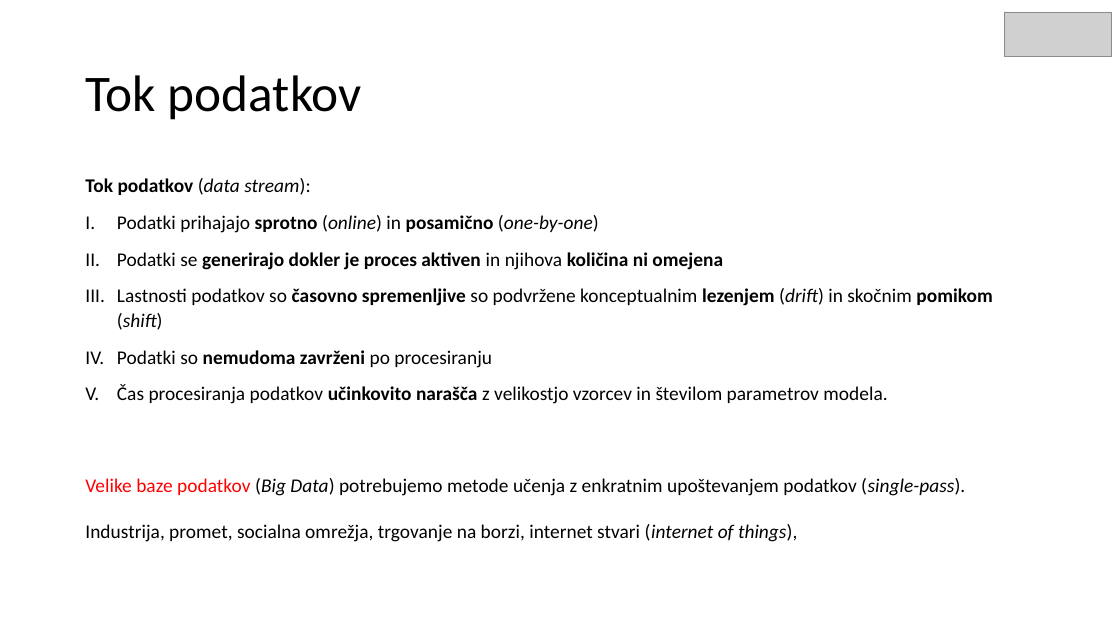
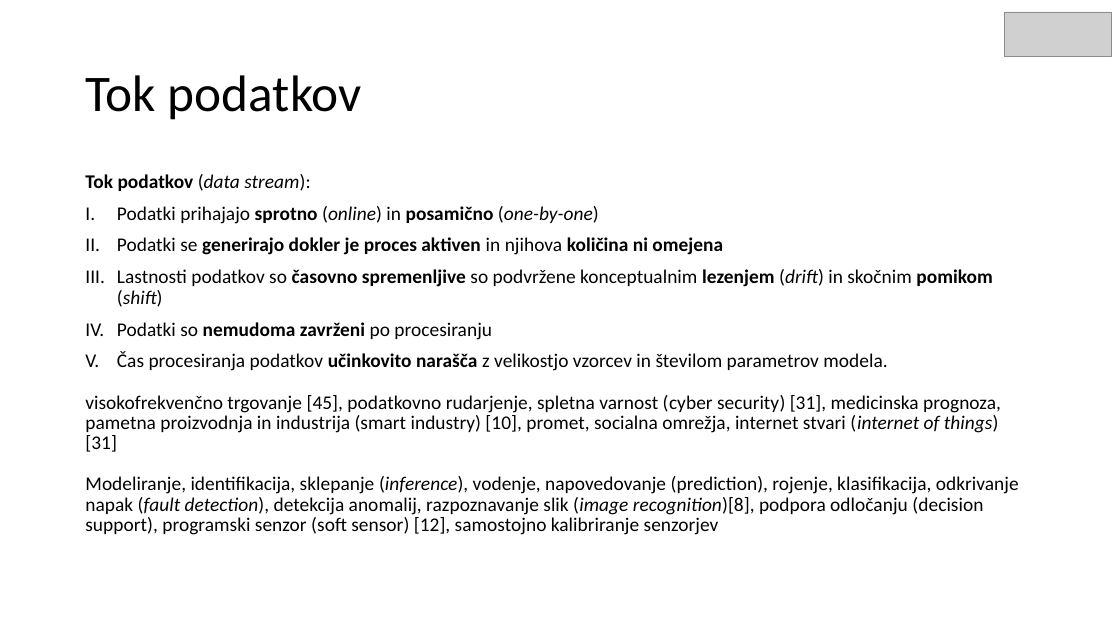
Before and after one commit to mihaozbot/Seminarska-1, a slide deck: slide 4 of Samo razvijajoci se sistemi_v2.pptx. Drawn at 1120x630 pixels with LibreOffice and Linux fonts; fonts in the diff are those of the drawing; grey boxes stand for pictures. Boxes give left, top, right and bottom in pixels: in the first picture for what was removed or moved away, otherwise in the second. Text is boxed around its words. In the diff, an @@ line names an element or a change of style, - is before the commit and + after.

```diff
--- a/Samo razvijajoci se sistemi_v2.pptx
+++ b/Samo razvijajoci se sistemi_v2.pptx
@@ text at (x1=85, y1=174, x2=992, y2=371): line spacing 1.07 to 0.87 @@
@@ text at (x1=85, y1=395, x2=1019, y2=535): text changed @@
-Velike baze podatkov (Big Data) potrebujemo metode učenja z enkratnim upoštevanjem podatkov (single-pass).
-Industrija, promet, socialna omrežja, trgovanje na borzi, internet stvari (internet of things),
+visokofrekvenčno trgovanje [45], podatkovno rudarjenje, spletna varnost (cyber security) [31], medicinska prognoza, pametna proizvodnja in industrija (smart industry) [10], promet, socialna omrežja, internet stvari (internet of things) [31]
+Modeliranje, identifikacija, sklepanje (inference), vodenje, napovedovanje (prediction), rojenje, klasifikacija, odkrivanje napak (fault detection), detekcija anomalij, razpoznavanje slik (image recognition)[8], podpora odločanju (decision support), programski senzor (soft sensor) [12], samostojno kalibriranje senzorjev
```
Also in this commit, not shown: 2 other slides changed, 12 slides added, 1 slide removed, 5 other files.
